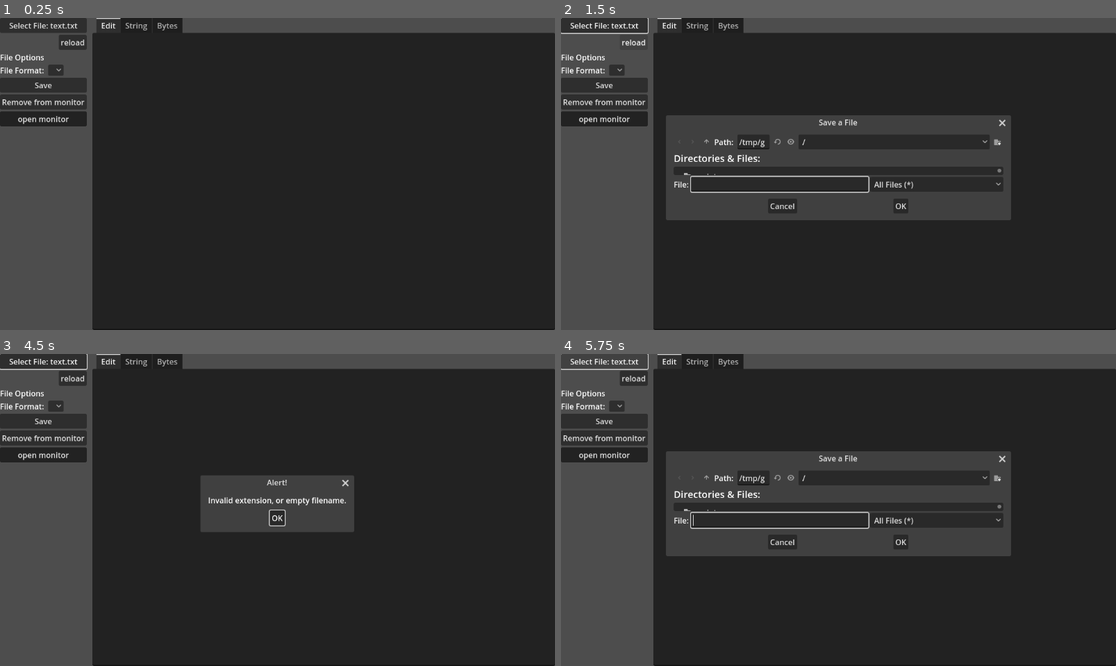
Above: before the commit, frames 1-4 (two rows, left to right).
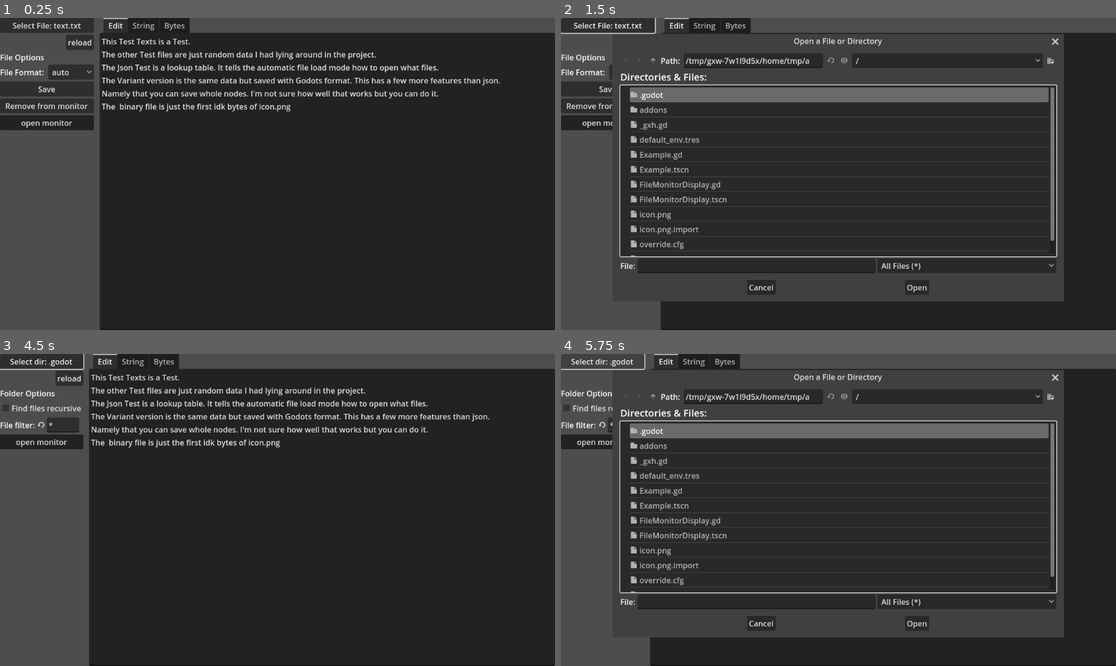
Above: after the commit, the same moments.

Repository: ASecondGuy/EasyFiles
Game: Godot game, scene res://Example.tscn
The game is run twice, just before and just after one commit, with the same random seed, the same clock (stepped at 60 frames per second) and the same inputs.
Inputs (mouse positions are in pixels of both pictures, inside the frame that each line leads up to; where the layout moved, square brackets give the same spot in the first picture):
- Up to frame 1 (0.25 s): no input
- Up to frame 2 (1.5 s): click "Select File: text.txt" at 0.5 s; click "reload" at 1.25 s
- Up to frame 3 (4.5 s): click (72, 407) [55, 407] at 2 s; click "Save" at 2.75 s; click "Remove from monitor" at 3.5 s; click "OK" (after the commit: "Open") at 4.25 s
- Up to frame 4 (5.75 s): click "Select File: text.txt" (after the commit: "Select dir: .godot") at 5 s

The runs differ from the first frame. In frame 1, 6.3% of the frame differs, in the area x 0-91%, y 0-100%; in frame 2, 28%; in frame 3, 11%; in frame 4, 28%.
Error after the commit: Trying to assign value of type 'Signal' to a variable of type 'bool'. (res://Example.gd:89)

Commit message:
example scene updated

Diff:
--- a/Example.gd
+++ b/Example.gd
@@ -26,6 +26,8 @@
 	"variable" : 3,
 	"save" : 3,
 	"bin" : 4,
+	"png": 4,
+	"jpg": 4,
 	"csv" : 5,
 }
 
@@ -36,11 +38,15 @@
 	_file_monitor.EFNode = EF
 	_on_FileDialog_file_selected("res://addons/EasyFiles/exampleFiles/text.txt")
 
-	var err = EF.connect("file_modified", Callable(self, "_file"))
+	var err = EF.connect("file_modified", _file)
 	if err != OK: print("EasyFilesExample error: " + str(err))
 
 	err = EF.add_file_monitor("res://addons/EasyFiles/exampleFiles/text.txt")
 	if err != OK: print("EasyFilesExample error: " + str(err))
+
+	_file_format.add_item("auto", 0)
+	for key in AUTO_FILEFORMAT_LOOKUP:
+		_file_format.add_item(key)
 
 	update_control_panel()
 
@@ -53,10 +59,7 @@
 
 
 func _on_chooseFileBtn_pressed():
-	var pop_size := get_window().size
-	pop_size.x *= 0.8
-	pop_size.y *= 0.8
-	_file_dialog.popup_centered()
+	_file_dialog.popup_centered_ratio()
 
 
 func _on_FileDialog_file_selected(path:String):
@@ -101,7 +104,7 @@
 
 	_file_add_monitor_btn.text = ["Add to monitor", "Remove from monitor"][int(EF.get_monitored_files().has(current_path))]
 
-	var mode : int = _file_format.selected
+	var mode : int = AUTO_FILEFORMAT_LOOKUP.get(_file_format.text, 0)
 	if mode == 0:
 		mode = AUTO_FILEFORMAT_LOOKUP.get(current_path.get_extension(), 0)
 
@@ -121,7 +124,7 @@
 			_out_edit.text = data
 			_out_string.text = data
 			_out_bin.text = var_to_bytes(data).hex_encode()
-		4: # bin
+		4, 0: # bin
 			var data = EF.read_bytes(current_path)
 			_out_edit.text = data.hex_encode()
 			_out_string.text = data.get_string_from_utf8()
@@ -136,13 +139,17 @@
 			_out_edit.text = string
 			_out_string.text = str(data)
 			_out_bin.text = var_to_bytes(data).hex_encode()
+		_: # clear
+			_out_edit.clear()
+			_out_string.clear()
+			_out_bin.clear()
 
 
 
 
 func _on_savebtn_pressed():
 	if current_path.get_extension() == "": return
-	var mode : int = _file_format.selected
+	var mode : int = AUTO_FILEFORMAT_LOOKUP.get(_file_format.text, 0)
 	if mode == 0:
 		mode = AUTO_FILEFORMAT_LOOKUP.get(current_path.get_extension(), 0)
 
--- a/Example.tscn
+++ b/Example.tscn
@@ -114,8 +114,11 @@
 layout_mode = 2
 
 [node name="FileDialog" type="FileDialog" parent="."]
+title = "Open a File or Directory"
 mode = 3
+ok_button_text = "Open"
 dialog_hide_on_ok = true
+file_mode = 3
 access = 2
 show_hidden_files = true
 
--- a/FileMonitorDisplay.gd
+++ b/FileMonitorDisplay.gd
@@ -52,4 +52,4 @@
 		file_dialog.popup_centered(pop_size)
 
 func is_muted():
-	return _mutebtn.pressed
+	return _mutebtn.button_pressed
